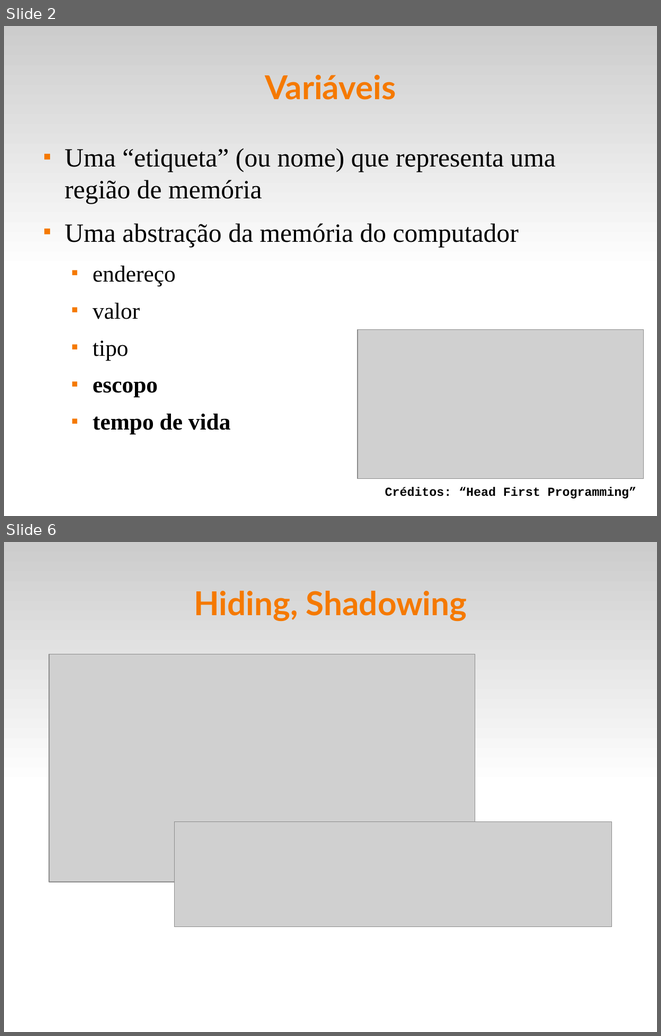
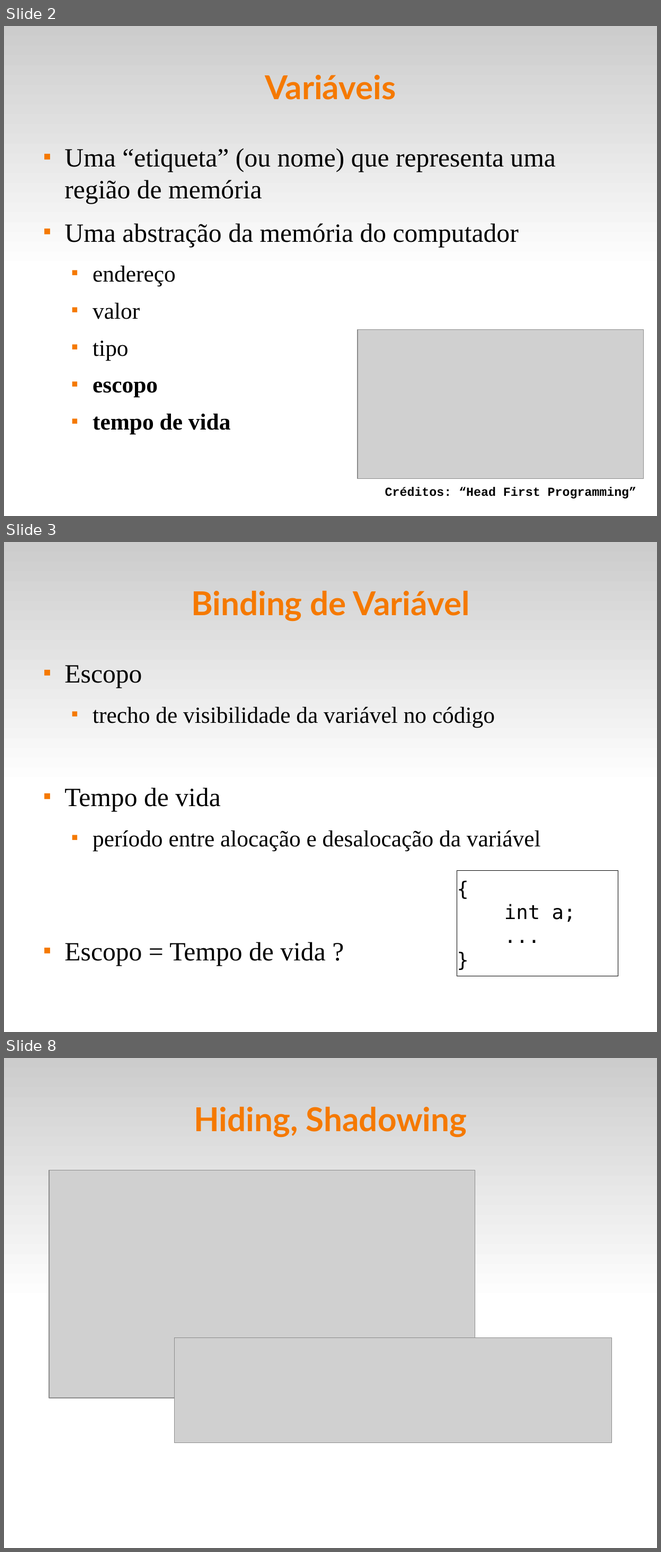
Before and after one commit to fsantanna-uerj/EDL, a slide deck: slides/edl-04-scope.odp. Shown one above the other, each under a label of ours: slides 2 and 6 before the commit, slides 2, 3 and 8 after it; the slides between them are not shown. The pictures are 661x1036 and 661x1552 pixels, drawn with LibreOffice and Linux fonts; fonts in the diff are those of the drawing; grey boxes stand for pictures. Boxes give left, top, right and bottom in pixels: in the first picture for what was removed or moved away, otherwise in the second. Text is boxed around its words. In the diff, an @@ line names an element or a change of style, - is before the commit and + after.

```diff
--- a/slides/edl-04-scope.odp
+++ b/slides/edl-04-scope.odp
@@ slide 3 added at <box>4,542,657,1032</box>, background #FFFFFF; not listed: 1 template element that a slide beside it also shows @@
@@ title added at <box>191,591,470,621</box>, 40 pt, text #F57900, bold @@
+Binding de Variável
@@ text added at <box>64,665,541,966</box>, 28 pt, text #000000 @@
+■ Escopo
+  ■ trecho de visibilidade da variável no código
+■ Tempo de vida
+  ■ período entre alocação e desalocação da variável
+■ Escopo = Tempo de vida ?
@@ rectangle added at <box>457,871,618,976</box>, fill #FFFFFF, outline #000000 0 pt, 24 pt, text #000000 @@
+{
+int a;
+...
+}
@@ what was slide 6 is now slide 8 @@
```
Also in this commit, not shown: 7 slides changed, 2 other slides added, 7 other files.
